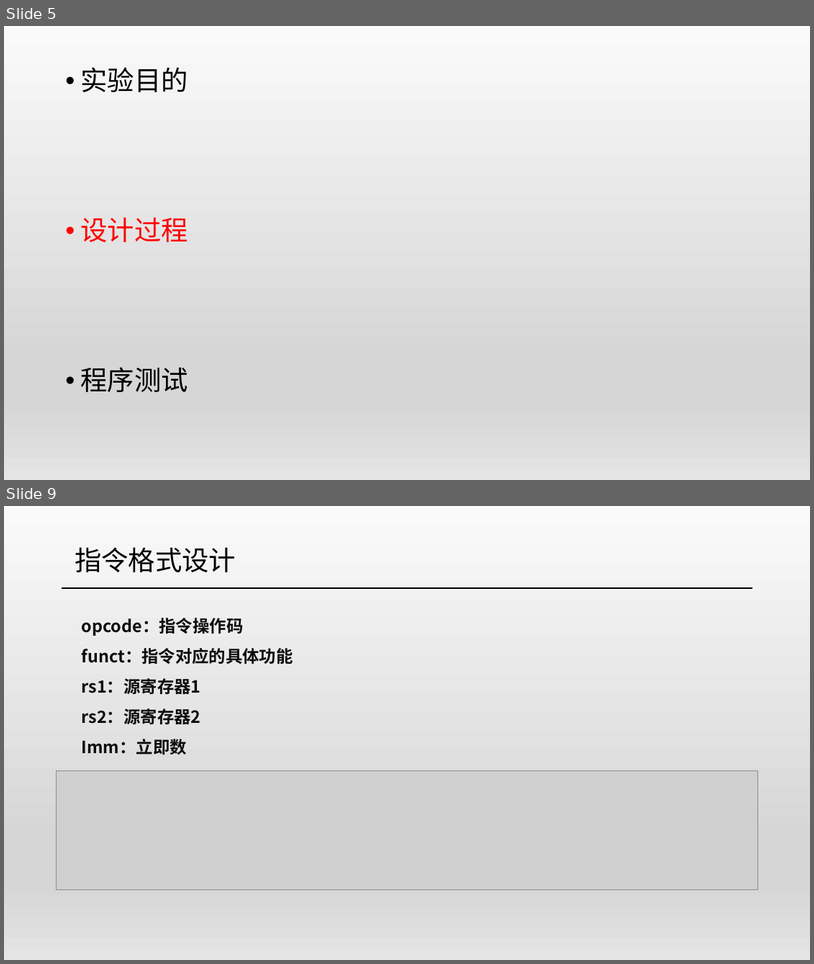
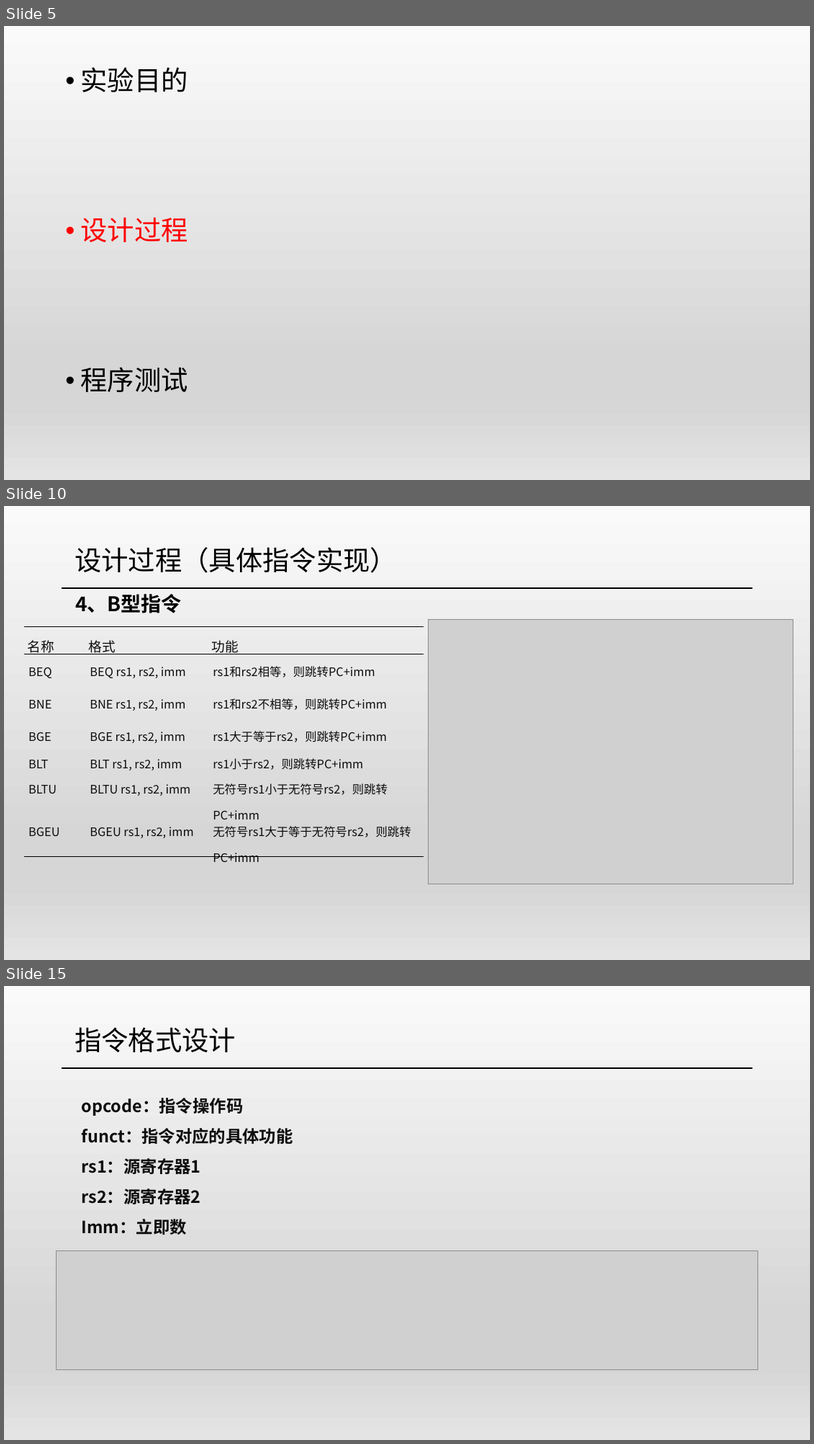
Before and after one commit to xht252/Cyber_RISC, a slide deck: ppt/硬件答辩.pptx. Shown one above the other, each under a label of ours: slides 5 and 9 before the commit, slides 5, 10 and 15 after it; the slides between them are not shown. The pictures are 814x964 and 814x1444 pixels, drawn with LibreOffice and Linux fonts; fonts in the diff are those of the drawing; grey boxes stand for pictures. Boxes give left, top, right and bottom in pixels: in the first picture for what was removed or moved away, otherwise in the second. Text is boxed around its words. In the diff, an @@ line names an element or a change of style, - is before the commit and + after.

```diff
--- a/ppt/硬件答辩.pptx
+++ b/ppt/硬件答辩.pptx
@@ slide 10 added at (4, 506, 810, 960), background gradient #FAFAFA to #D7D7D7 to #E4E4E4 @@
@@ text added at (75, 547, 397, 573), 32 pt, text #000000 @@
+设计过程（具体指令实现）
@@ line added from (62, 588) to (753, 588), #000000 1.5 pt @@
@@ text added at (75, 594, 182, 613), 24 pt, text #000000, bold @@
+4、B型指令
@@ table added at (24, 626, 424, 865), 7 rows, 3 columns @@
+名称 | 格式 | 功能
+BEQ | BEQ rs1, rs2, imm | rs1和rs2相等，则跳转PC+imm
+BNE | BNE rs1, rs2, imm | rs1和rs2不相等，则跳转PC+imm
+BGE | BGE rs1, rs2, imm | rs1大于等于rs2，则跳转PC+imm
+BLT | BLT rs1, rs2, imm | rs1小于rs2，则跳转PC+imm
+BLTU | BLTU rs1, rs2, imm | 无符号rs1小于无符号rs2，则跳转PC+imm
+BGEU | BGEU rs1, rs2, imm | 无符号rs1大于等于无符号rs2，则跳转PC+imm
@@ picture added at (429, 619, 793, 883) @@
@@ what was slide 9 is now slide 15 @@
```
Also in this commit, not shown: 2 slides changed, 6 other slides added, 1 slide removed.
